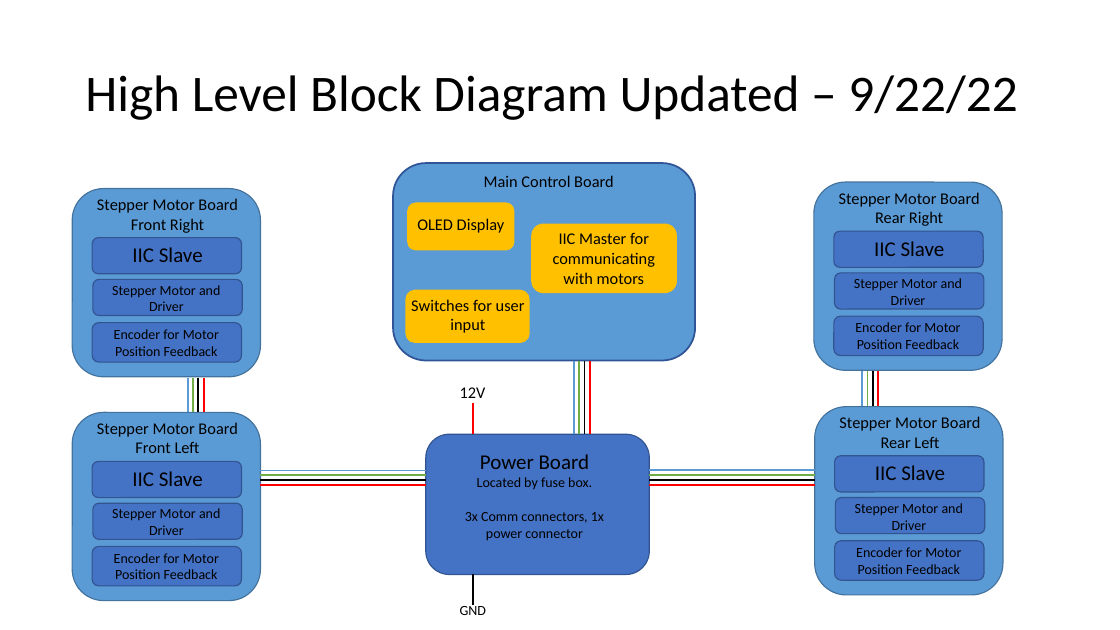
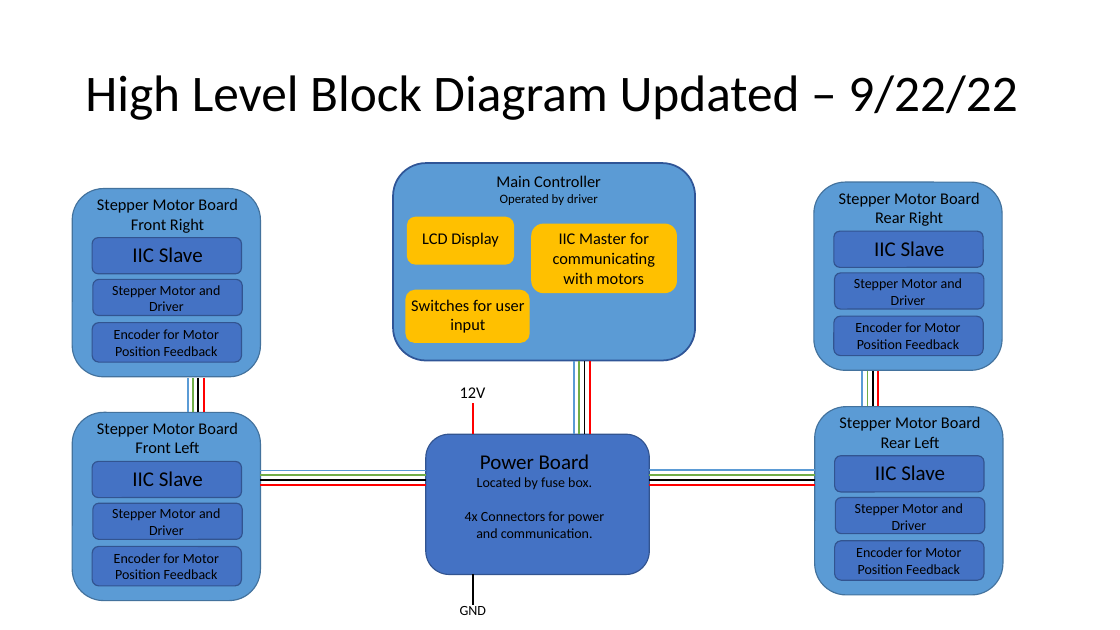
Before and after one commit to alexjegers/DAMPING_ADJUSTER, a slide deck: slide 6 of Other Docs/Coilover Damping Adjusters.pptx. Drawn at 1120x630 pixels with LibreOffice and Linux fonts; fonts in the diff are those of the drawing. Boxes give left, top, right and bottom in pixels: in the first picture for what was removed or moved away, otherwise in the second. Text is boxed around its words. In the diff, an @@ line names an element or a change of style, - is before the commit and + after.

```diff
--- a/Other Docs/Coilover Damping Adjusters.pptx
+++ b/Other Docs/Coilover Damping Adjusters.pptx
@@ text at [496, 175, 601, 205]: text changed; size 14 to 11 pt @@
-Main Control Board
+Main Controller
+Operated by driver
@@ rounded rectangle: place and size @@
-rounded rectangle at [408, 203, 513, 250]
+rounded rectangle at [408, 218, 513, 264]
@@ text at [422, 232, 499, 247]: text changed @@
-OLED Display
+LCD Display
@@ text at [465, 511, 604, 538]: text changed @@
-3x Comm connectors, 1x power connector
+4x Connectors for power and communication.
```
